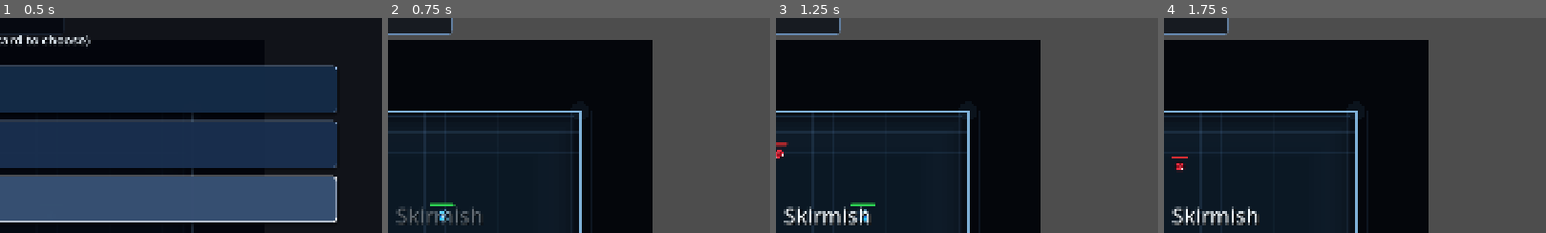
Above: before the commit, frames 1-4 (left to right).
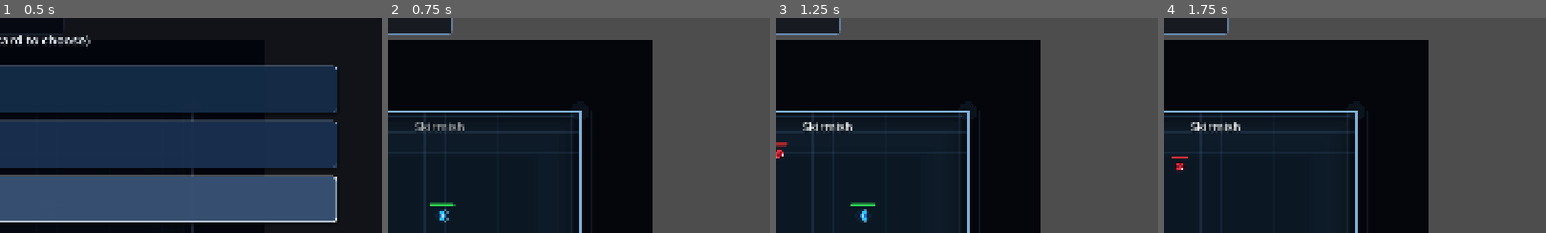
Above: after the commit, the same moments.

Repository: Excellund/AbyssalDescent
Game: Godot game, scene res://scenes/Main.tscn
Same seed, same stepped clock (60 frames per second), same inputs: the game is played once before the commit and once after it.
Inputs (mouse positions are % of the whole screen's width and height, from its top left):
- Up to frame 1 (0.5 s): no input
- Up to frame 2 (0.75 s): tap A (move_left) at 0.5 s; move the mouse to (72, 45) at 0.52 s; hold D (move_right) from 0.53 s (still down); click (72, 45) at 0.6 s
- Up to frame 3 (1.25 s): keep holding D (move_right)
- Up to frame 4 (1.75 s): move the mouse to (30, 55) at 1.27 s; release D (move_right) at 1.28 s; hold S (move_down) from 1.28 s (still down); tap Space (dash) at 1.35 s
The pictures show only the part of the screen within x 43-93%, y 4-54%; the shares and areas given below are measured in that part.

Frame 1 is identical in both runs. In frame 2, 1.0% of the frame differs, in the area x 2-25%, y 48-97%; in frame 3, 1.4%; in frame 4, 1.4%.

Commit message:
Split room banner into title and subtitle

Diff:
--- a/scripts/world_generator.gd
+++ b/scripts/world_generator.gd
@@ -78,8 +78,10 @@
 
 var hud_panel: Panel
 var hud_label: Label
-var room_banner_label: Label
+var room_banner_title_label: Label
+var room_banner_subtitle_label: Label
 var room_banner_tween: Tween
+var room_banner_top_margin: float = 18.0
 var art_time: float = 0.0
 var music_system: Node
 var enemy_spawner: Node
@@ -276,6 +278,7 @@
 	_try_use_door()
 	_update_encounter_state()
 	_update_camera_mode()
+	_update_room_banner_layout()
 	_update_hud()
 	queue_redraw()
 
@@ -389,7 +392,10 @@
 	current_room_label = profile["label"]
 	current_room_enemy_mutator = profile.get("enemy_mutator", {})
 	var mutator_name := String(current_room_enemy_mutator.get("name", ""))
-	_show_room_banner(current_room_label, mutator_name)
+	var room_subtitle := ""
+	if not mutator_name.is_empty():
+		room_subtitle = "Mutator: %s" % mutator_name
+	_show_room_banner(current_room_label, room_subtitle)
 	if is_instance_valid(enemy_spawner):
 		enemy_spawner.call("configure_room", current_room_size, spawn_padding, spawn_safe_radius, current_room_enemy_mutator)
 	_apply_camera_bounds_for_room(current_room_size)
@@ -522,6 +528,8 @@
 	# Room entry banner — centered, fades in then out on room entry.
 	var banner_layer := CanvasLayer.new()
 	banner_layer.layer = 110
+	banner_layer.follow_viewport_enabled = false
+	banner_layer.follow_viewport_scale = 1.0
 	add_child(banner_layer)
 
 	var banner_container := Control.new()
@@ -529,34 +537,82 @@
 	banner_container.mouse_filter = Control.MOUSE_FILTER_IGNORE
 	banner_layer.add_child(banner_container)
 
-	room_banner_label = Label.new()
-	room_banner_label.set_anchors_preset(Control.PRESET_CENTER)
-	room_banner_label.grow_horizontal = Control.GROW_DIRECTION_BOTH
-	room_banner_label.grow_vertical = Control.GROW_DIRECTION_BOTH
-	room_banner_label.custom_minimum_size = Vector2(900.0, 140.0)
-	room_banner_label.add_theme_font_size_override("font_size", 52)
-	room_banner_label.add_theme_color_override("font_color", Color(0.95, 0.98, 1.0, 1.0))
-	room_banner_label.add_theme_color_override("font_shadow_color", Color(0.0, 0.0, 0.0, 0.92))
-	room_banner_label.add_theme_constant_override("shadow_offset_x", 3)
-	room_banner_label.add_theme_constant_override("shadow_offset_y", 3)
-	room_banner_label.horizontal_alignment = HORIZONTAL_ALIGNMENT_CENTER
-	room_banner_label.vertical_alignment = VERTICAL_ALIGNMENT_CENTER
-	room_banner_label.modulate.a = 0.0
-	banner_container.add_child(room_banner_label)
+	room_banner_title_label = Label.new()
+	room_banner_title_label.set_anchors_preset(Control.PRESET_TOP_WIDE)
+	room_banner_title_label.grow_horizontal = Control.GROW_DIRECTION_BOTH
+	room_banner_title_label.grow_vertical = Control.GROW_DIRECTION_END
+	room_banner_title_label.offset_left = 0.0
+	room_banner_title_label.offset_right = 0.0
+	room_banner_title_label.offset_top = 92.0
+	room_banner_title_label.offset_bottom = 126.0
+	room_banner_title_label.add_theme_font_size_override("font_size", 30)
+	room_banner_title_label.add_theme_color_override("font_color", Color(0.95, 0.98, 1.0, 0.95))
+	room_banner_title_label.add_theme_color_override("font_shadow_color", Color(0.0, 0.0, 0.0, 0.92))
+	room_banner_title_label.add_theme_constant_override("shadow_offset_x", 2)
+	room_banner_title_label.add_theme_constant_override("shadow_offset_y", 2)
+	room_banner_title_label.horizontal_alignment = HORIZONTAL_ALIGNMENT_CENTER
+	room_banner_title_label.vertical_alignment = VERTICAL_ALIGNMENT_TOP
+	room_banner_title_label.modulate.a = 0.0
+	banner_container.add_child(room_banner_title_label)
+
+	room_banner_subtitle_label = Label.new()
+	room_banner_subtitle_label.set_anchors_preset(Control.PRESET_TOP_WIDE)
+	room_banner_subtitle_label.grow_horizontal = Control.GROW_DIRECTION_BOTH
+	room_banner_subtitle_label.grow_vertical = Control.GROW_DIRECTION_END
+	room_banner_subtitle_label.offset_left = 0.0
+	room_banner_subtitle_label.offset_right = 0.0
+	room_banner_subtitle_label.offset_top = 124.0
+	room_banner_subtitle_label.offset_bottom = 152.0
+	room_banner_subtitle_label.add_theme_font_size_override("font_size", 18)
+	room_banner_subtitle_label.add_theme_color_override("font_color", Color(0.72, 0.85, 0.98, 0.9))
+	room_banner_subtitle_label.add_theme_color_override("font_shadow_color", Color(0.0, 0.0, 0.0, 0.9))
+	room_banner_subtitle_label.add_theme_constant_override("shadow_offset_x", 2)
+	room_banner_subtitle_label.add_theme_constant_override("shadow_offset_y", 2)
+	room_banner_subtitle_label.horizontal_alignment = HORIZONTAL_ALIGNMENT_CENTER
+	room_banner_subtitle_label.vertical_alignment = VERTICAL_ALIGNMENT_TOP
+	room_banner_subtitle_label.modulate.a = 0.0
+	banner_container.add_child(room_banner_subtitle_label)
+	_update_room_banner_layout()
+
+func _update_room_banner_layout() -> void:
+	if room_banner_title_label == null or room_banner_subtitle_label == null:
+		return
+
+	var top_y := 92.0
+	if current_room_size != Vector2.ZERO:
+		var room_top_world := Vector2(0.0, -current_room_size.y * 0.5)
+		var canvas_xform := get_viewport().get_canvas_transform()
+		var room_top_screen := canvas_xform * room_top_world
+		var viewport_height := get_viewport().get_visible_rect().size.y
+		top_y = clampf(room_top_screen.y + room_banner_top_margin, 16.0, viewport_height * 0.45)
+
+	room_banner_title_label.offset_top = top_y
+	room_banner_title_label.offset_bottom = top_y + 34.0
+	room_banner_subtitle_label.offset_top = top_y + 32.0
+	room_banner_subtitle_label.offset_bottom = top_y + 60.0
 
 func _show_room_banner(title: String, subtitle: String) -> void:
-	if room_banner_label == null:
+	if room_banner_title_label == null or room_banner_subtitle_label == null:
 		return
 	if is_instance_valid(room_banner_tween):
 		room_banner_tween.kill()
 
-	room_banner_label.text = title if subtitle.is_empty() else "%s\n%s" % [title, subtitle]
-	room_banner_label.modulate.a = 0.0
+	room_banner_title_label.text = title
+	room_banner_subtitle_label.text = subtitle
+	_update_room_banner_layout()
+	room_banner_title_label.modulate.a = 0.0
+	room_banner_subtitle_label.modulate.a = 0.0
 
 	room_banner_tween = create_tween()
-	room_banner_tween.tween_property(room_banner_label, "modulate:a", 1.0, 0.35)
-	room_banner_tween.tween_interval(1.8)
-	room_banner_tween.tween_property(room_banner_label, "modulate:a", 0.0, 0.55)
+	room_banner_tween.tween_property(room_banner_title_label, "modulate:a", 1.0, 0.2)
+	if subtitle.is_empty():
+		room_banner_subtitle_label.visible = false
+	else:
+		room_banner_subtitle_label.visible = true
+		room_banner_tween.parallel().tween_property(room_banner_subtitle_label, "modulate:a", 1.0, 0.2)
+	room_banner_tween.tween_interval(0.95)
+	room_banner_tween.tween_property(room_banner_title_label, "modulate:a", 0.0, 0.24)
+	room_banner_tween.parallel().tween_property(room_banner_subtitle_label, "modulate:a", 0.0, 0.24)
 
 func _open_boon_selection(title: String, is_initial: bool, mode: String = "boon") -> void:
 	if is_instance_valid(reward_selection_ui):
